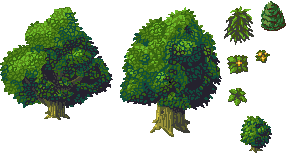
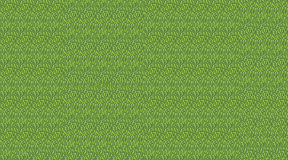
Layer changes from the first 288 x 160 image to the second:
hid "vegetation" over [0, 1, 286, 153]
showed "grass" over [0, 0, 288, 160]
